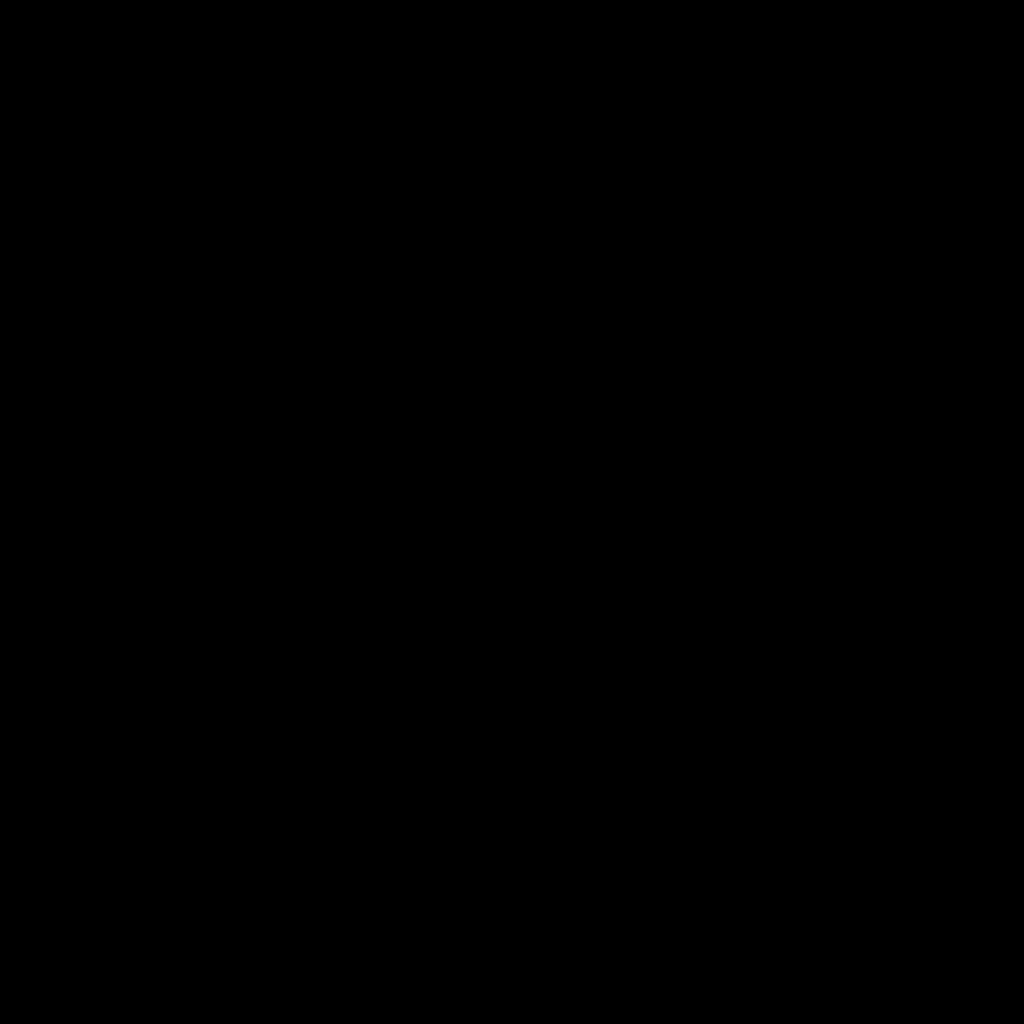
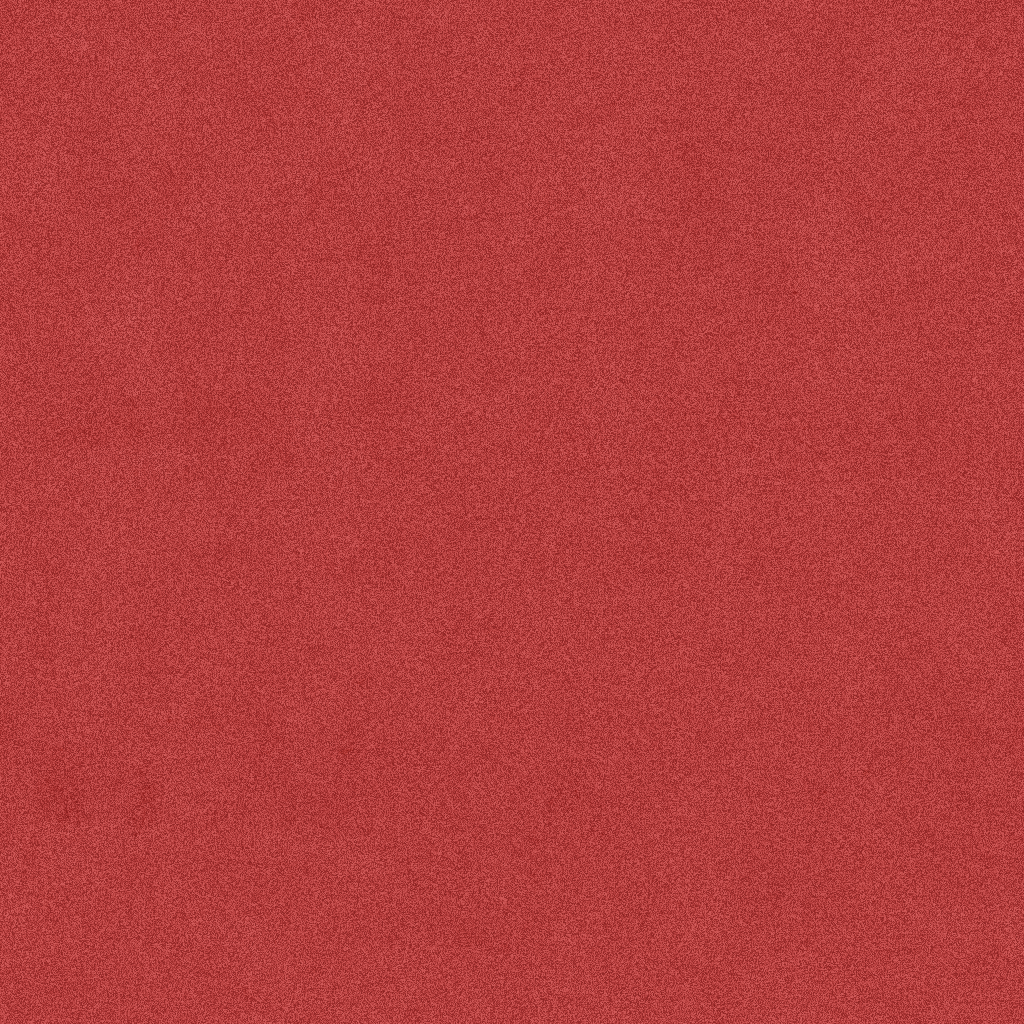
Revision of a layered 1024×1024 image; what changed, layer by layer:
added layer "Layer 1" in group "BR" over [0, 0, 1024, 1024]
renamed "M Mask" to "Layer 2", painted on it over [0, 0, 1024, 1024]
hid group "E" (2 layers) over [0, 0, 1024, 1024]
hid group "O" (2 layers) over [0, 0, 1024, 1024]